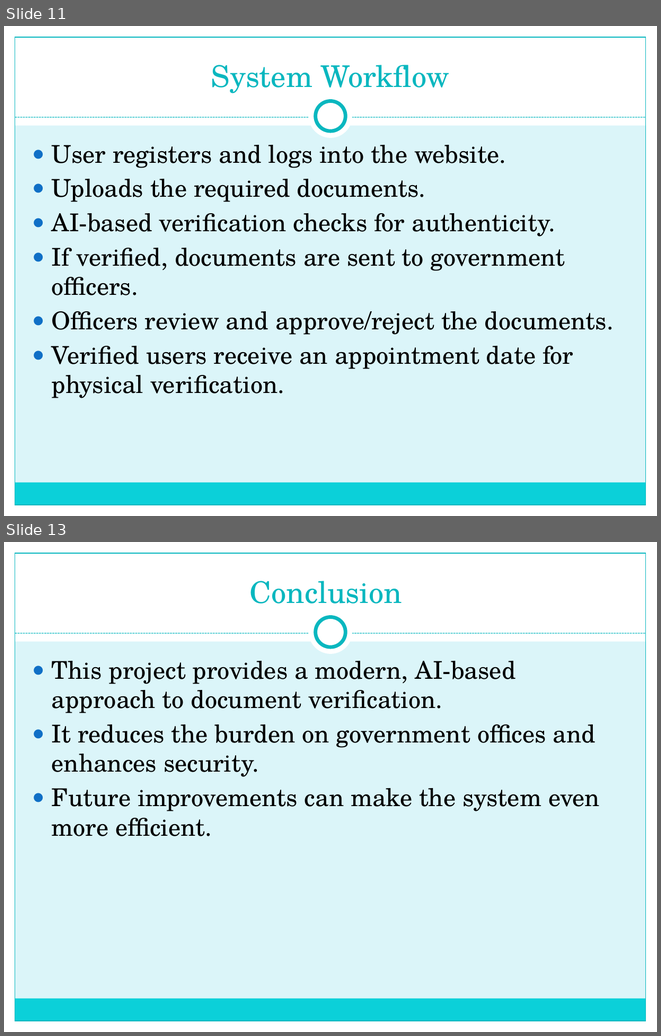
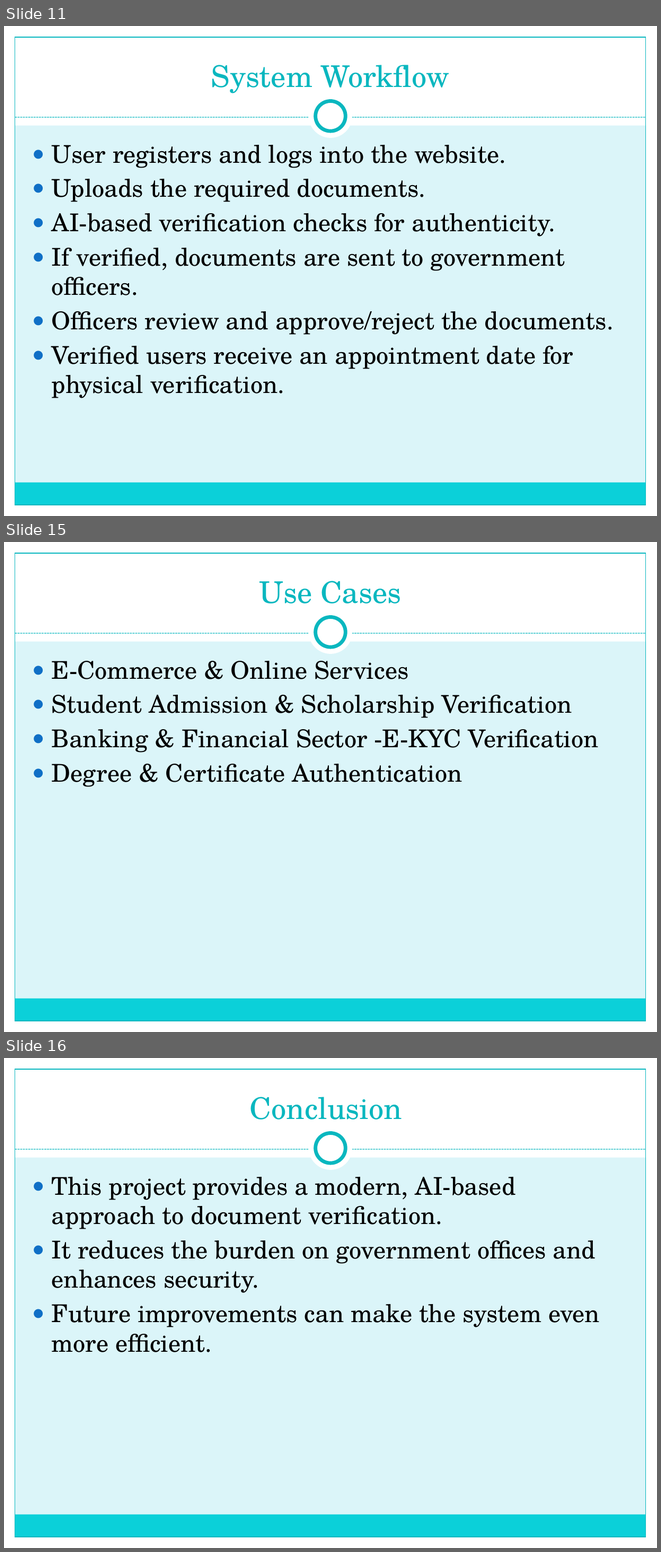
Before and after one commit to kotitechy/Storage, a slide deck: abc.ppt. Shown one above the other, each under a label of ours: slides 11 and 13 before the commit, slides 11, 15 and 16 after it; the slides between them are not shown. The pictures are 661x1036 and 661x1552 pixels, drawn with LibreOffice and Linux fonts; fonts in the diff are those of the drawing. Boxes give left, top, right and bottom in pixels: in the first picture for what was removed or moved away, otherwise in the second. Text is boxed around its words. In the diff, an @@ line names an element or a change of style, - is before the commit and + after.

```diff
--- a/abc.ppt
+++ b/abc.ppt
@@ slide 15 added at <box>4,542,657,1032</box>, background #DBF5F9; not listed: 9 template elements that a slide beside it also shows @@
@@ title added at <box>259,581,402,603</box>, 33 pt, text #0AB8BF @@
+Use Cases
@@ text added at <box>52,661,599,787</box>, 27 pt, text #000000 @@
+● E-Commerce & Online Services
+● Student Admission & Scholarship Verification
+● Banking & Financial Sector -E-KYC Verification
+● Degree & Certificate Authentication
@@ what was slide 13 is now slide 16 @@
```
Also in this commit, not shown: 3 slides changed, 2 other slides added.
